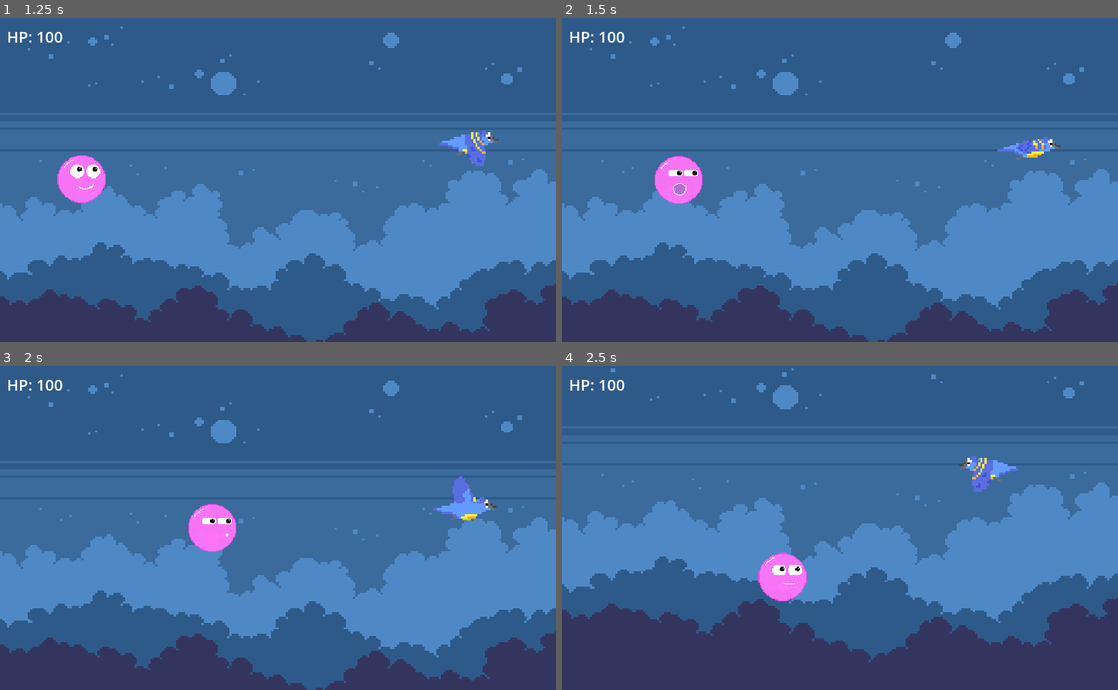
Above: before the commit, frames 1-4 (two rows, left to right).
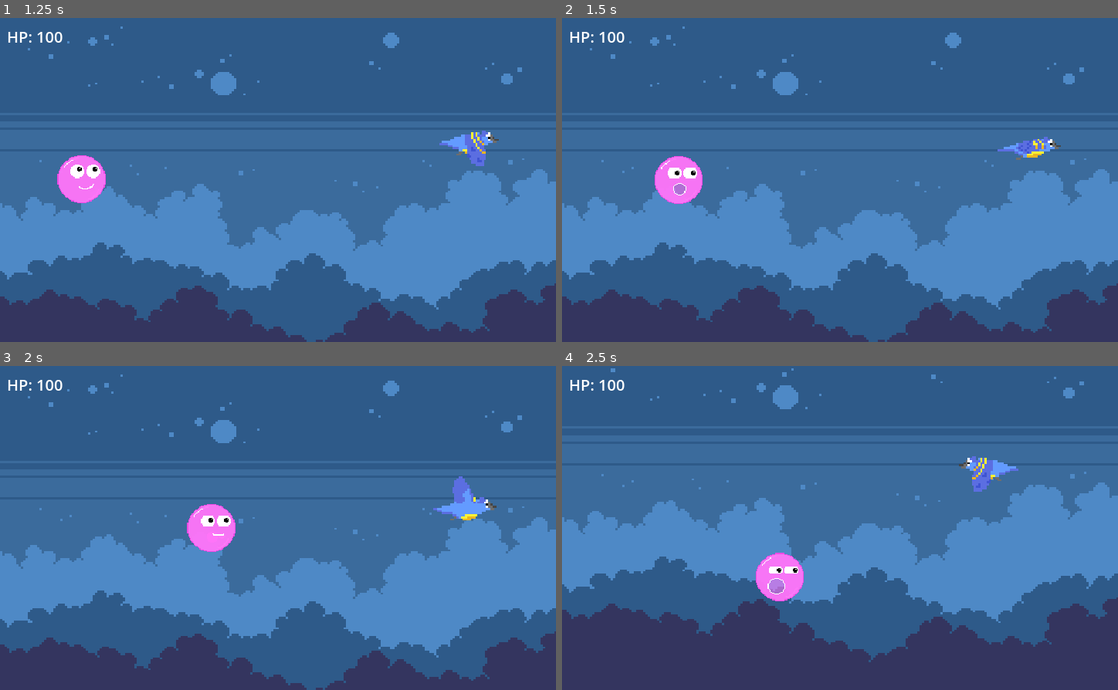
Above: after the commit, the same moments.

Repository: Laxerem/BubleGum-GlobalGJ-2025-
Game: Godot game, scene res://Scenes/menu.tscn
Same seed, same stepped clock (60 frames per second), same inputs: the game is played once before the commit and once after it.
Inputs (mouse positions are in pixels of both pictures, inside the frame that each line leads up to):
- Up to frame 1 (1.25 s): click "Play" at 0.5 s
- Up to frame 2 (1.5 s): move the mouse to (962, 163) at 1.27 s; press the mouse at (962, 163) at 1.28 s; hold D (move_right) from 1.28 s (still down)
- Up to frame 3 (2 s): keep holding D (move_right)
- Up to frame 4 (2.5 s): move the mouse to (728, 544) at 2.02 s; release D (move_right) at 2.03 s; release the mouse at (728, 544) at 2.03 s; hold S (move_down) from 2.03 s (still down); click (728, 544) at 2.1 s

Frame 1 is identical in both runs. In frame 2, less than 0.1% of the frame differs, in the area x 19-25%, y 46-50%; in frame 3, 0.2%; in frame 4, 0.5%, in the area x 34-45%, y 57-73%.

Commit message:
Add_shooting

Diff:
--- /dev/null
+++ b/Scenes/bullet.tscn
@@ -0,0 +1,87 @@
+[gd_scene load_steps=11 format=3 uid="uid://b81fy7ykn036x"]
+
+[ext_resource type="Texture2D" uid="uid://dqx4o215y5ddh" path="res://assets/Player/shoot.png" id="1_n8uyx"]
+
+[sub_resource type="GDScript" id="GDScript_uciek"]
+script/source = "extends Area2D
+
+var speed = 5
+@onready var anim = $AnimatedSprite2D
+
+# Called every frame. 'delta' is the elapsed time since the previous frame.
+func _physics_process(delta: float) -> void:
+	position += transform.x * speed
+	anim.play(\"Shoot\")
+	await anim.animation_finished
+
+
+
+func _on_body_entered(body: Node2D) -> void:
+	if body.name == \"Birds\":
+		queue_free()
+"
+
+[sub_resource type="CircleShape2D" id="CircleShape2D_famwp"]
+radius = 6.0
+
+[sub_resource type="AtlasTexture" id="AtlasTexture_scw42"]
+atlas = ExtResource("1_n8uyx")
+region = Rect2(0, 0, 32, 32)
+
+[sub_resource type="AtlasTexture" id="AtlasTexture_awevt"]
+atlas = ExtResource("1_n8uyx")
+region = Rect2(32, 0, 32, 32)
+
+[sub_resource type="AtlasTexture" id="AtlasTexture_ujg88"]
+atlas = ExtResource("1_n8uyx")
+region = Rect2(64, 0, 32, 32)
+
+[sub_resource type="AtlasTexture" id="AtlasTexture_8j12f"]
+atlas = ExtResource("1_n8uyx")
+region = Rect2(0, 32, 32, 32)
+
+[sub_resource type="AtlasTexture" id="AtlasTexture_0xi2t"]
+atlas = ExtResource("1_n8uyx")
+region = Rect2(32, 32, 32, 32)
+
+[sub_resource type="AtlasTexture" id="AtlasTexture_su8mp"]
+atlas = ExtResource("1_n8uyx")
+region = Rect2(64, 32, 32, 32)
+
+[sub_resource type="SpriteFrames" id="SpriteFrames_7nmyi"]
+animations = [{
+"frames": [{
+"duration": 1.0,
+"texture": SubResource("AtlasTexture_scw42")
+}, {
+"duration": 1.0,
+"texture": SubResource("AtlasTexture_awevt")
+}, {
+"duration": 1.0,
+"texture": SubResource("AtlasTexture_ujg88")
+}, {
+"duration": 1.0,
+"texture": SubResource("AtlasTexture_8j12f")
+}, {
+"duration": 1.0,
+"texture": SubResource("AtlasTexture_0xi2t")
+}, {
+"duration": 1.0,
+"texture": SubResource("AtlasTexture_su8mp")
+}],
+"loop": true,
+"name": &"Shoot",
+"speed": 5.0
+}]
+
+[node name="Bullet" type="Area2D"]
+script = SubResource("GDScript_uciek")
+
+[node name="CollisionShape2D" type="CollisionShape2D" parent="."]
+shape = SubResource("CircleShape2D_famwp")
+
+[node name="AnimatedSprite2D" type="AnimatedSprite2D" parent="."]
+sprite_frames = SubResource("SpriteFrames_7nmyi")
+animation = &"Shoot"
+
+[connection signal="body_entered" from="." to="." method="_on_body_entered"]
--- a/Scenes/player.tscn
+++ b/Scenes/player.tscn
@@ -1,8 +1,9 @@
-[gd_scene load_steps=63 format=3 uid="uid://bduci70qj8hhr"]
+[gd_scene load_steps=64 format=3 uid="uid://bduci70qj8hhr"]
 
 [ext_resource type="Texture2D" uid="uid://bfqj50h4hrutr" path="res://assets/Player/Buble.png" id="1_6xr0q"]
 [ext_resource type="Script" path="res://Scripts/player.gd" id="1_232fs"]
 [ext_resource type="Texture2D" uid="uid://cllf7w3q7oo1o" path="res://assets/Player/стрельба.png" id="2_h44qu"]
+[ext_resource type="PackedScene" uid="uid://b81fy7ykn036x" path="res://Scenes/bullet.tscn" id="2_uf8sv"]
 [ext_resource type="Texture2D" uid="uid://h73rtdkck57o" path="res://assets/Player/перс бег.png" id="3_53h3h"]
 [ext_resource type="Texture2D" uid="uid://b4pfaqgme2c3p" path="res://assets/Player/смерть перс.png" id="3_arhvh"]
 [ext_resource type="Texture2D" uid="uid://u03u7kf4edii" path="res://assets/Player/получ урона.png" id="3_etkpv"]
@@ -256,7 +257,7 @@
 }],
 "loop": false,
 "name": &"Atack",
-"speed": 20.0
+"speed": 10.0
 }, {
 "frames": [{
 "duration": 1.0,
@@ -419,6 +420,7 @@
 
 [node name="Player" type="CharacterBody2D"]
 script = ExtResource("1_232fs")
+bullet = ExtResource("2_uf8sv")
 
 [node name="CollisionShape2D" type="CollisionShape2D" parent="."]
 position = Vector2(0, 1)
@@ -439,3 +441,7 @@
 limit_bottom = 420
 position_smoothing_enabled = true
 drag_horizontal_enabled = true
+
+[node name="Node2D" type="Node2D" parent="."]
+
+[node name="Marker2D" type="Marker2D" parent="Node2D"]
--- a/Scripts/player.gd
+++ b/Scripts/player.gd
@@ -1,6 +1,7 @@
 extends CharacterBody2D
 
 const SPEED = 200 # Скорость персонажа
+@export var bullet : PackedScene
 
 @onready var anim = $AnimatedSprite2D
 var last_health = 100
@@ -8,9 +9,11 @@
 var alive = true
 var damage_animation = false
 
-func atack():
+func shoot():
 	damage_animation = true
 	anim.play("Atack")
+	var bul = bullet.instantiate()
+	get_tree().root.add_child(bul)
 	await anim.animation_finished
 	damage_animation = false
 
@@ -29,7 +32,7 @@
 		if Input.is_action_pressed("move_down"):
 			velocity.y += SPEED
 		if Input.is_action_pressed("Left_click") and damage_animation == false:
-			atack()
+			shoot()
 		if velocity != Vector2.ZERO:
 			velocity = velocity.normalized() * SPEED
 			if damage_animation == false:
Binary file added: assets/Player/shoot.png
Not shown, added: assets/Player/shoot.png.import
